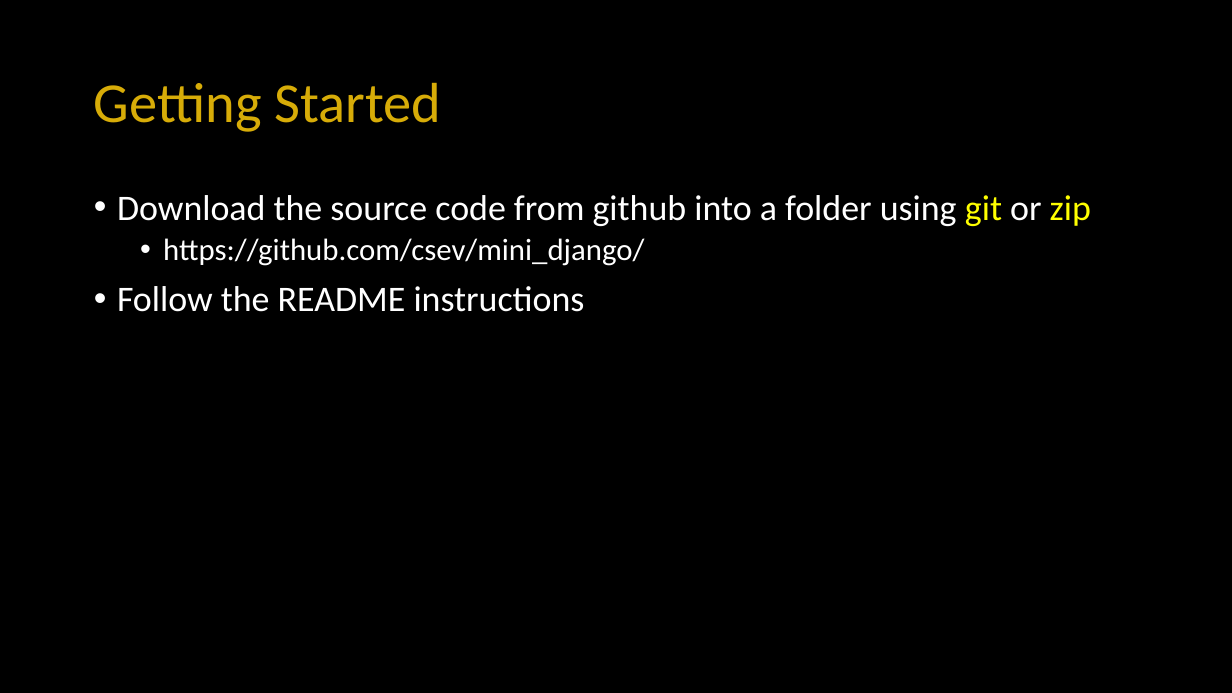
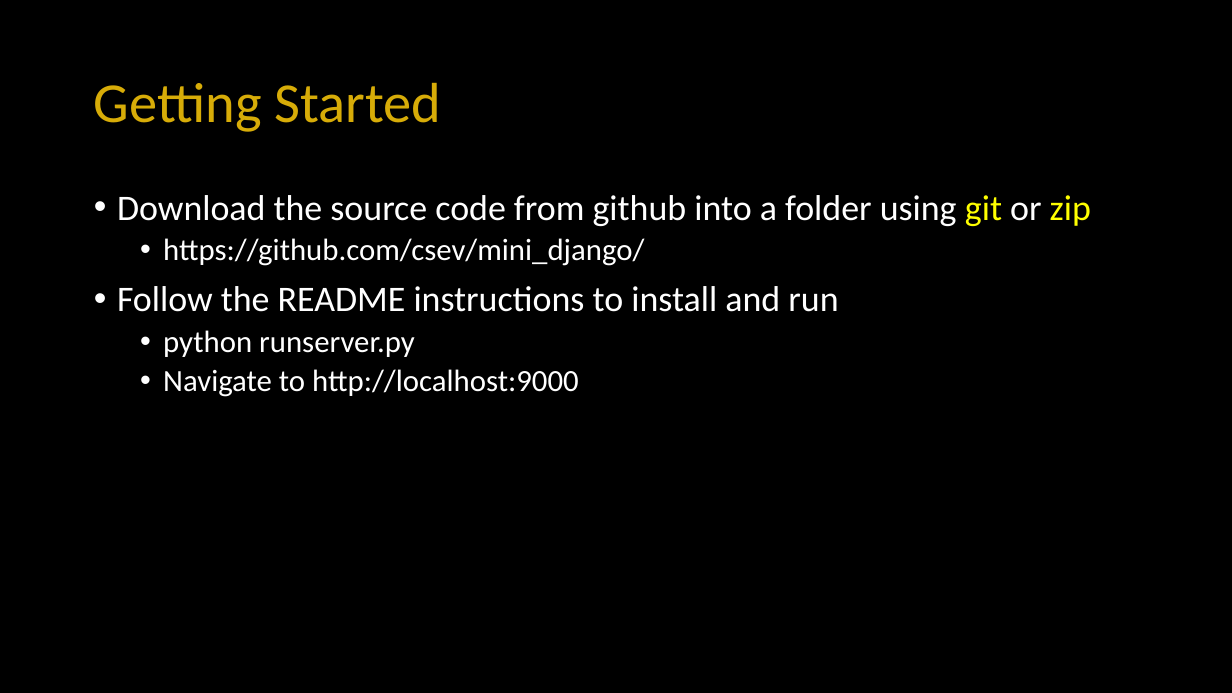
Before and after one commit to csev/dj4e, a slide deck: slide 8 of lectures/mini_django.pptx. Drawn at 1232x693 pixels with LibreOffice and Linux fonts; fonts in the diff are those of the drawing. Boxes give left, top, right and bottom in pixels: in the first picture for what was removed or moved away, otherwise in the second. Text is boxed around its words. In the diff, an @@ line names an element or a change of style, - is before the commit and + after.

```diff
--- a/lectures/mini_django.pptx
+++ b/lectures/mini_django.pptx
@@ text at [117,286,838,397]: text changed; size 28 to 24 pt @@
-• Follow the README instructions
+• Follow the README instructions to install and run
+  • python runserver.py
+  • Navigate to http://localhost:9000
```
Also in this commit, not shown: 1 other file.
